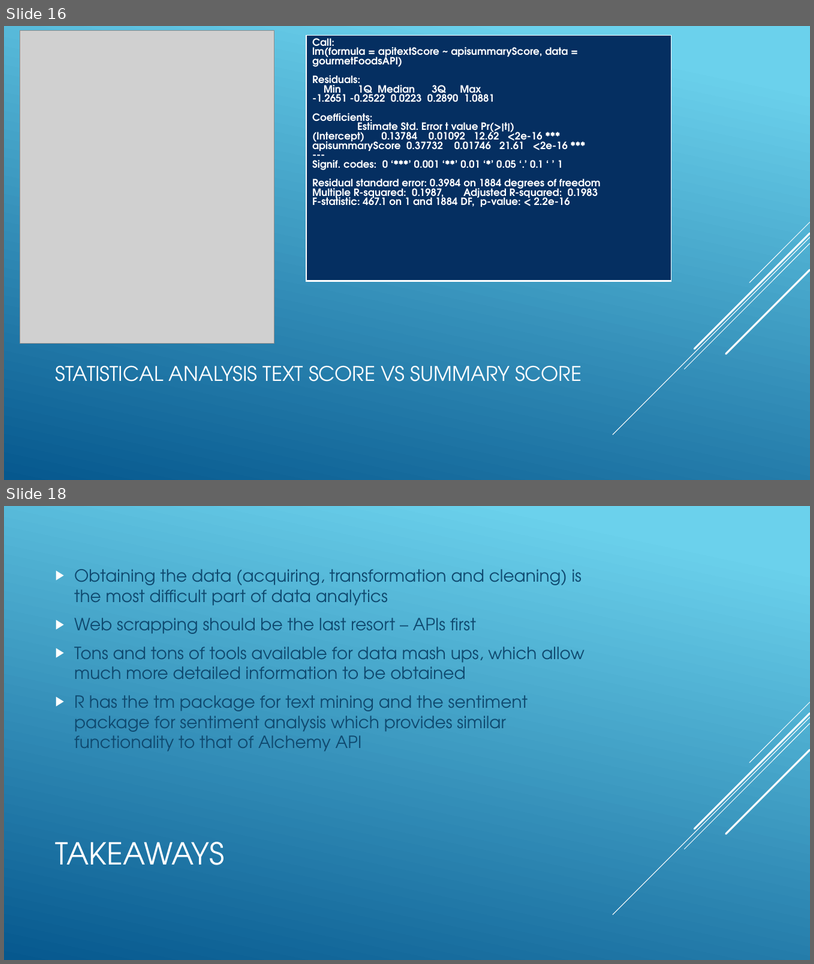
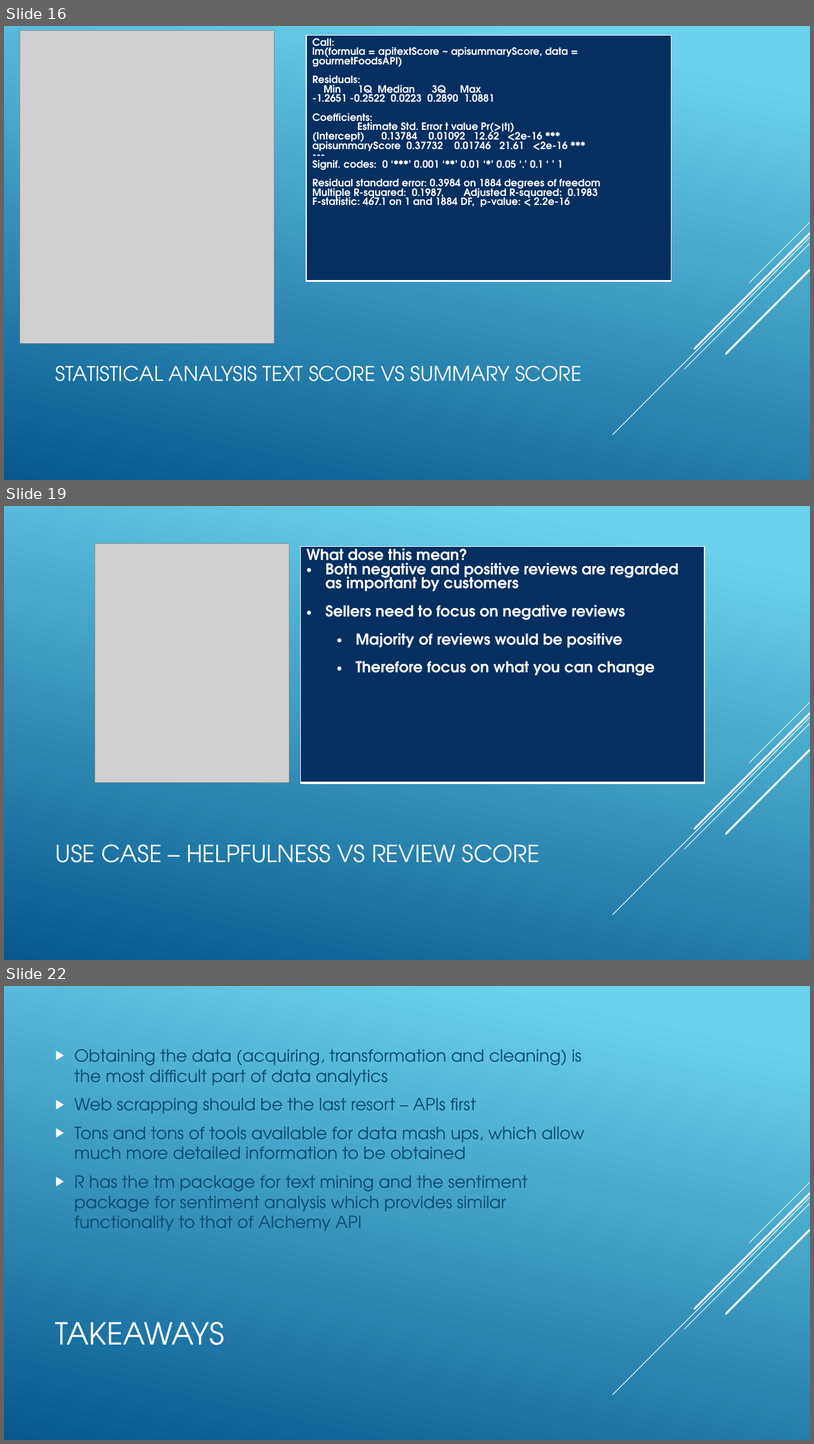
Before and after one commit to jwindokun/FinalProject, a slide deck: R/Final_Project_Presentation.pptx. Shown one above the other, each under a label of ours: slides 16 and 18 before the commit, slides 16, 19 and 22 after it; the slides between them are not shown. The pictures are 814x964 and 814x1444 pixels, drawn with LibreOffice and Linux fonts; fonts in the diff are those of the drawing; grey boxes stand for pictures. Boxes give left, top, right and bottom in pixels: in the first picture for what was removed or moved away, otherwise in the second. Text is boxed around its words. In the diff, an @@ line names an element or a change of style, - is before the commit and + after.

```diff
--- a/R/Final_Project_Presentation.pptx
+++ b/R/Final_Project_Presentation.pptx
@@ slide 19 added at (4,506,810,960), background gradient #6ED2EB to #06588E; not listed: 5 template elements that a slide beside it also shows @@
@@ picture added at (95,544,290,783) @@
@@ table added at (300,547,705,783), 1 rows, 1 columns @@
+What dose this mean? / Both negative and positive reviews are regarded as important by customers / Sellers need to focus on negative reviews / Majority of reviews would be positive / Therefore focus on what you can change
@@ title added at (56,844,540,862), 28 pt, text #FFFFFF @@
+USE CASE – HELPFULNESS VS REVIEW SCORE
@@ what was slide 18 is now slide 22 @@
```
Also in this commit, not shown: 3 slides changed, 5 other slides added, 3 other files.
